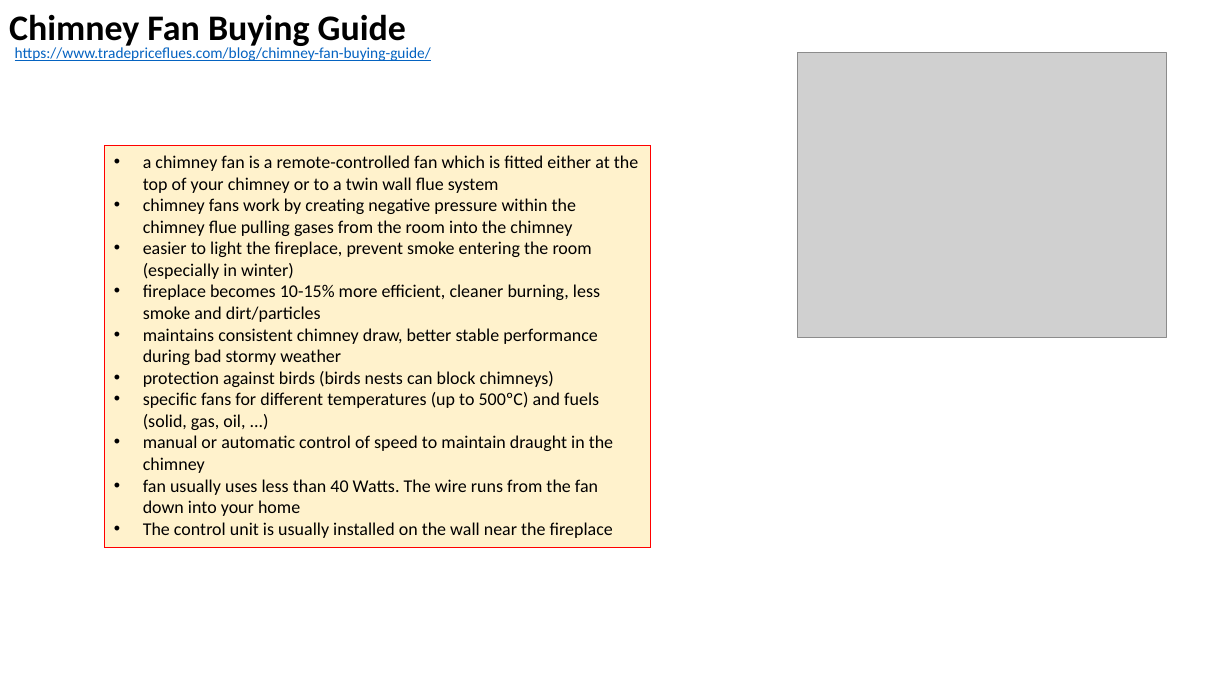
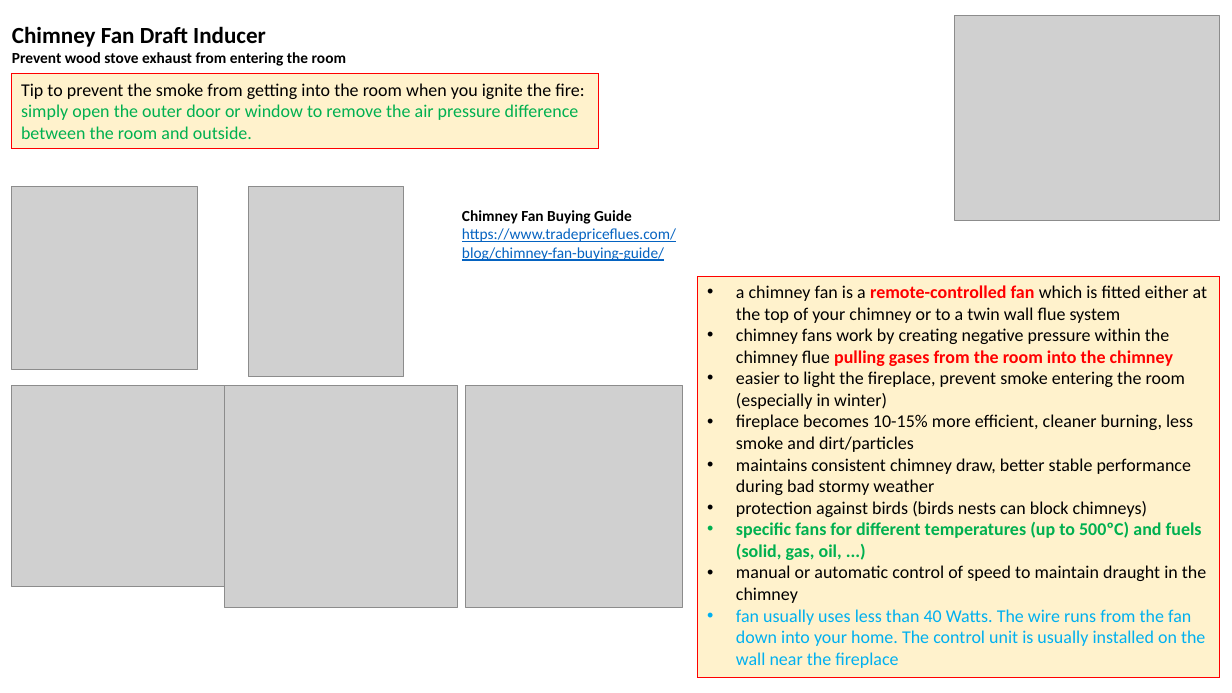
Before and after one commit to lselector/misc_farm, a slide deck: slide 6 of roof_chimney.pptx. Drawn at 1232x693 pixels with LibreOffice and Linux fonts; fonts in the diff are those of the drawing; grey boxes stand for pictures. Boxes give left, top, right and bottom in pixels: in the first picture for what was removed or moved away, otherwise in the second. Text is boxed around its words. In the diff, an @@ line names an element or a change of style, - is before the commit and + after.

```diff
--- a/roof_chimney.pptx
+++ b/roof_chimney.pptx
@@ text at <box>12,26,346,66</box>: text changed; size 28 to 12 pt @@
-Chimney Fan Buying Guide
+Chimney Fan Draft Inducer
+Prevent wood stove exhaust from entering the room
@@ picture added at <box>955,16,1220,220</box> @@
@@ picture removed at <box>799,53,1167,337</box> @@
@@ rectangle added at <box>12,74,599,149</box>, fill #FFF2CC, outline #FF0000 0.75 pt, 14 pt, text #00B050 @@
+Tip to prevent the smoke from getting into the room when you ignite the fire:
+simply open the outer door or window to remove the air pressure difference between the room and outside.
@@ picture added at <box>12,187,197,370</box> @@
@@ picture added at <box>249,187,405,377</box> @@
@@ text "Chimney Fan Buying Guide": place and size @@
-text "Chimney Fan Buying Guide" at <box>15,45,431,61</box>
+text "Chimney Fan Buying Guide" at <box>462,210,676,261</box>
@@ text at <box>462,210,632,224</box>: paragraph added @@
+Chimney Fan Buying Guide
@@ rectangle "a chimney fan is a ...": place and size @@
-rectangle "a chimney fan is a ..." at <box>104,146,651,547</box>
+rectangle "a chimney fan is a ..." at <box>698,276,1220,677</box>
@@ text in rectangle at <box>736,285,1207,560</box>: text colour #000000 to #FF0000 in "remote-controlled fan", "pulling gases from the room into the ..."; bold on in "remote-controlled fan", "pulling gases from the room into the ...", "specific fans for different temperatures (up to ..."; text colour #000000 to #00B050 in "specific fans for different temperatures (up to ..." @@
@@ picture added at <box>12,385,225,587</box> @@
@@ picture added at <box>225,385,457,607</box> @@
@@ picture added at <box>465,385,683,607</box> @@
@@ text in rectangle at <box>736,609,1205,668</box>: text changed; text colour #000000 to #00B0F0 @@
-• fan usually uses less than 40 Watts. The wire runs from the fan down into your home
-• The control unit is usually installed on the wall near the fireplace
+• fan usually uses less than 40 Watts. The wire runs from the fan down into your home. The control unit is usually installed on the wall near the fireplace
```
Also in this commit, not shown: 3 other slides changed, 2 slides added, 1 slide removed, 1 other file.
